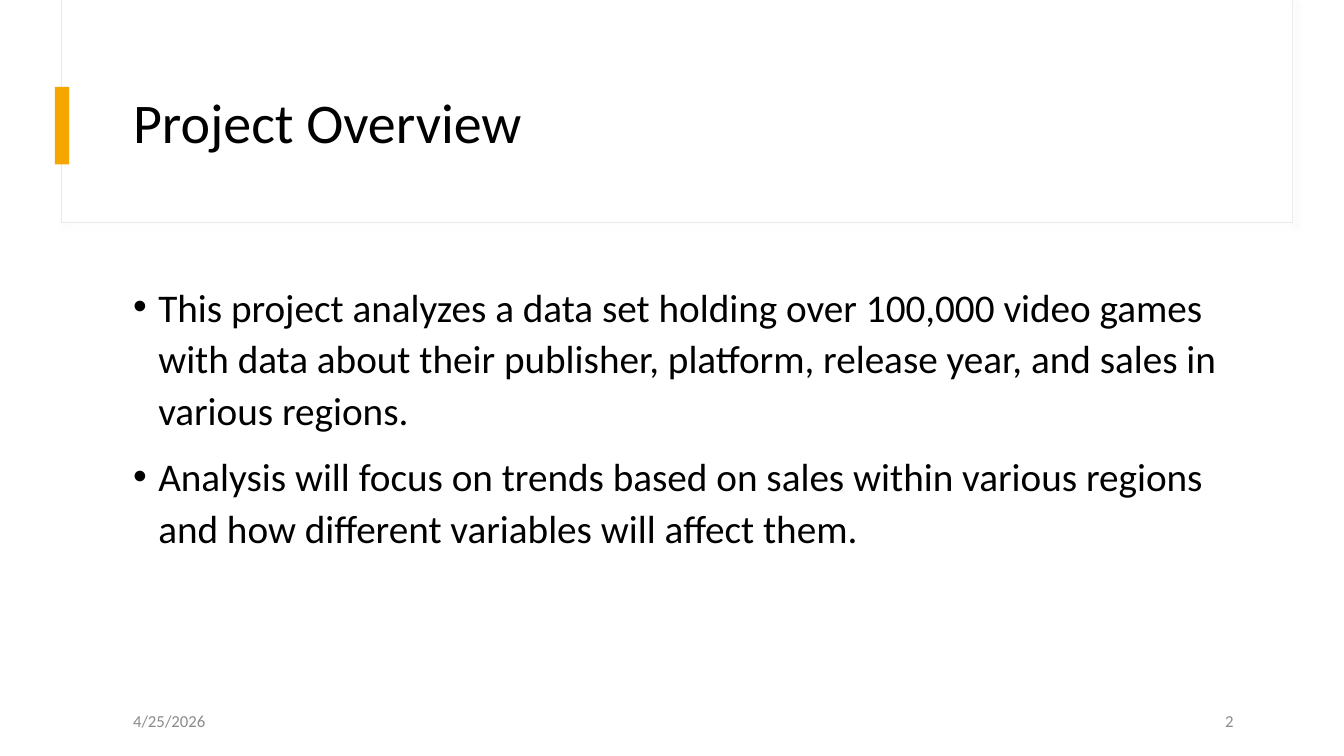
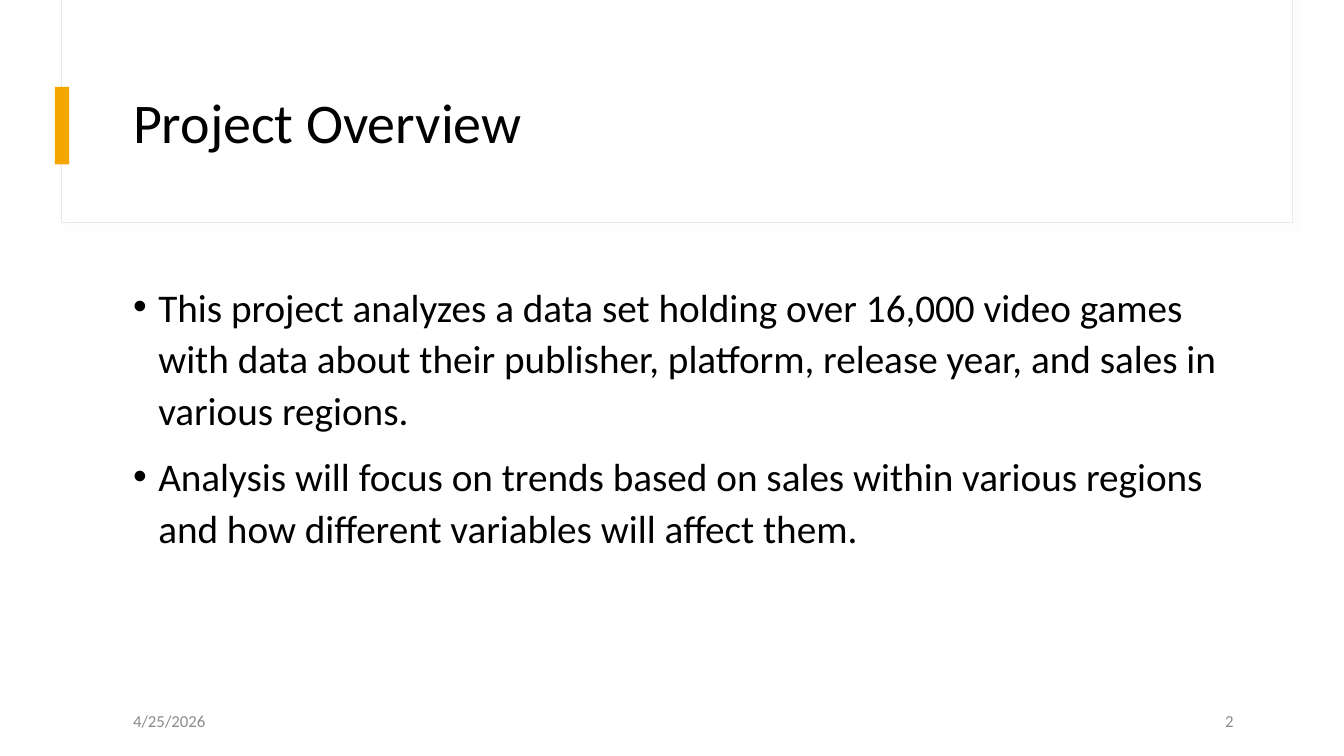
Before and after one commit to JoshuaVach/CS4412Project, a slide deck: slide 2 of docs/CS4412_Joshua_Vach_Slides.pptx. Drawn at 1344x756 pixels with LibreOffice and Linux fonts; fonts in the diff are those of the drawing. Boxes give left, top, right and bottom in pixels: in the first picture for what was removed or moved away, otherwise in the second. Text is boxed around its words. In the diff, an @@ line names an element or a change of style, - is before the commit and + after.

Commit message:
pp edit

```diff
--- a/docs/CS4412_Joshua_Vach_Slides.pptx
+++ b/docs/CS4412_Joshua_Vach_Slides.pptx
@@ text at (158,294,1216,432): text changed @@
-• This project analyzes a data set holding over 100,000 video games with data about their publisher, platform, release year, and sales in various regions.
+• This project analyzes a data set holding over 16,000 video games with data about their publisher, platform, release year, and sales in various regions.
```
